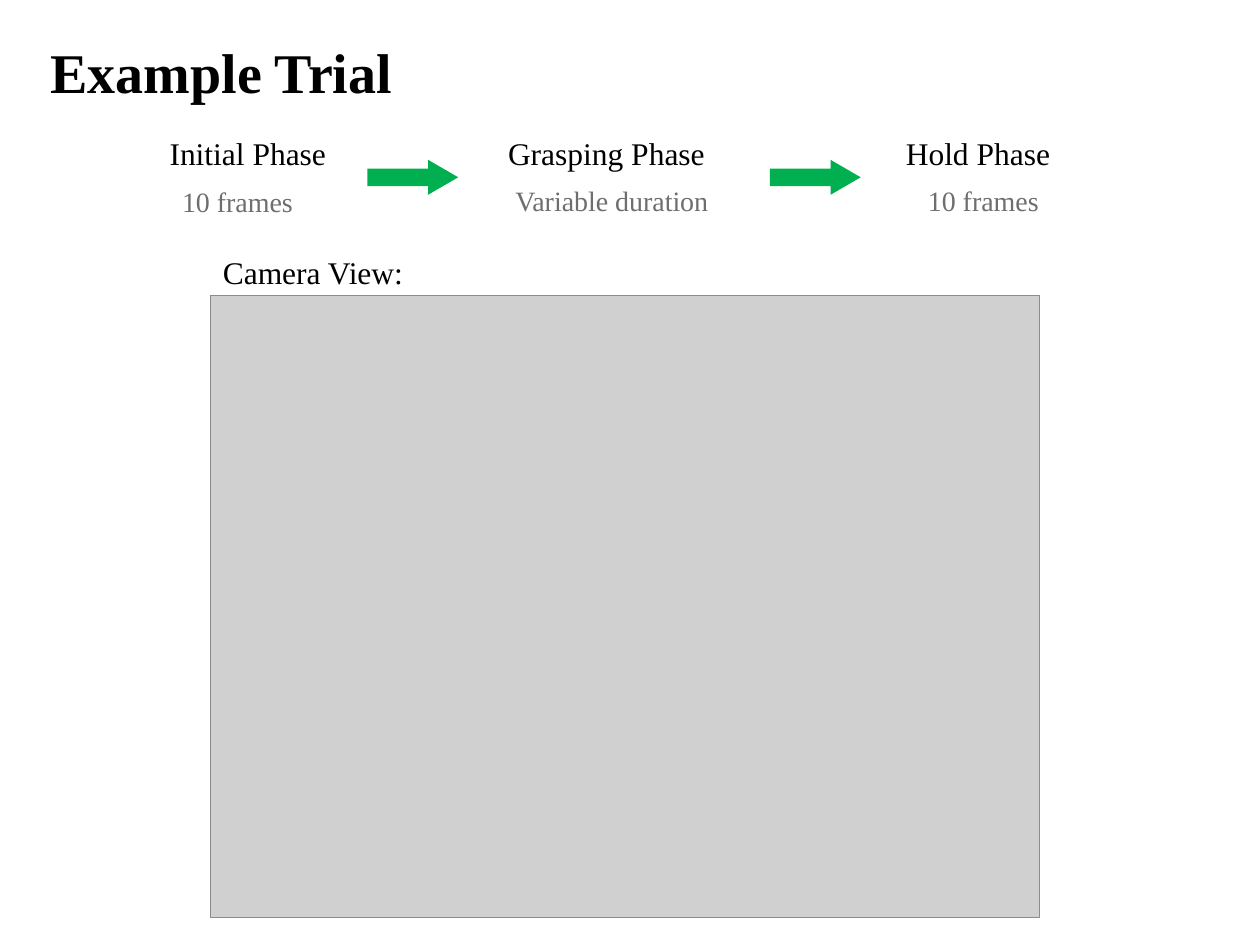
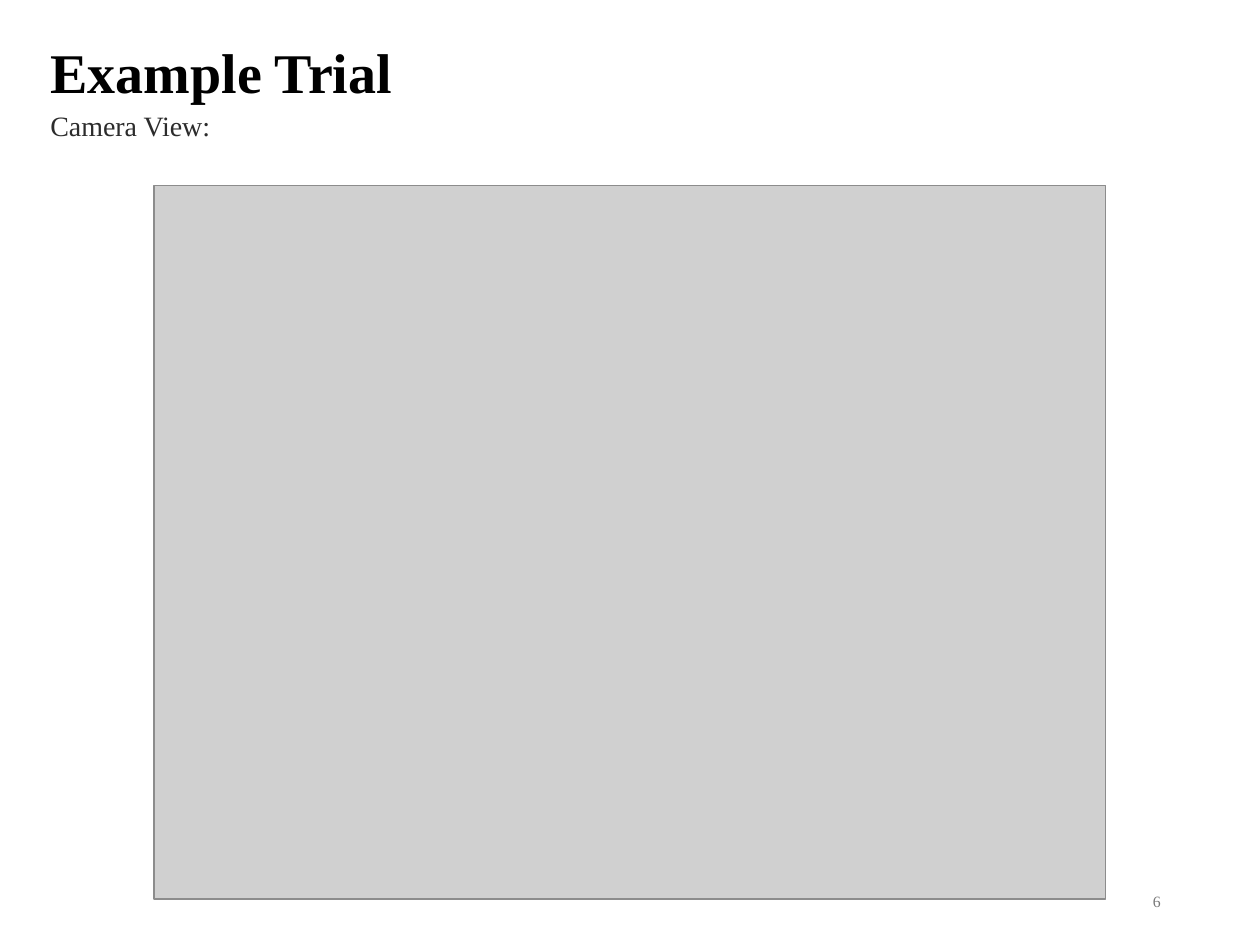
Before and after one commit to DiXiQing/Multimodal_Imitation_Learning, a slide deck: slide 6 of Zemi/2026-10-28-Di.pptx. Drawn at 1260x945 pixels with LibreOffice and Linux fonts; fonts in the diff are those of the drawing; grey boxes stand for pictures. Boxes give left, top, right and bottom in pixels: in the first picture for what was removed or moved away, otherwise in the second. Text is boxed around its words. In the diff, an @@ line names an element or a change of style, - is before the commit and + after.

```diff
--- a/Zemi/2026-10-28-Di.pptx
+++ b/Zemi/2026-10-28-Di.pptx
@@ text "Camera View:": place and size @@
-text "Camera View:" at [223, 263, 403, 285]
+text "Camera View:" at [50, 117, 210, 137]
@@ text "Camera View:" at [50, 117, 210, 137]: size 18 to 16 pt, text colour #000000 to #2C2C2C @@
@@ text removed at [170, 143, 326, 166] @@
-Initial Phase
@@ text removed at [508, 143, 704, 171] @@
-Grasping Phase
@@ text removed at [906, 143, 1050, 166] @@
-Hold Phase
@@ right arrow removed at [368, 160, 459, 195] @@
@@ right arrow removed at [770, 160, 861, 195] @@
@@ picture: place and size @@
-picture at [210, 295, 1040, 917]
+picture at [154, 185, 1105, 900]
@@ text removed at [182, 192, 293, 212] @@
-10 frames
@@ text removed at [515, 191, 708, 212] @@
-Variable duration
@@ text removed at [928, 191, 1039, 211] @@
-10 frames
@@ page number added at [1153, 896, 1161, 907], 9 pt, text #797979 @@
+6
```
Also in this commit, not shown: 11 other slides changed, 3 slides added, 3 slides removed, 5 other files.
